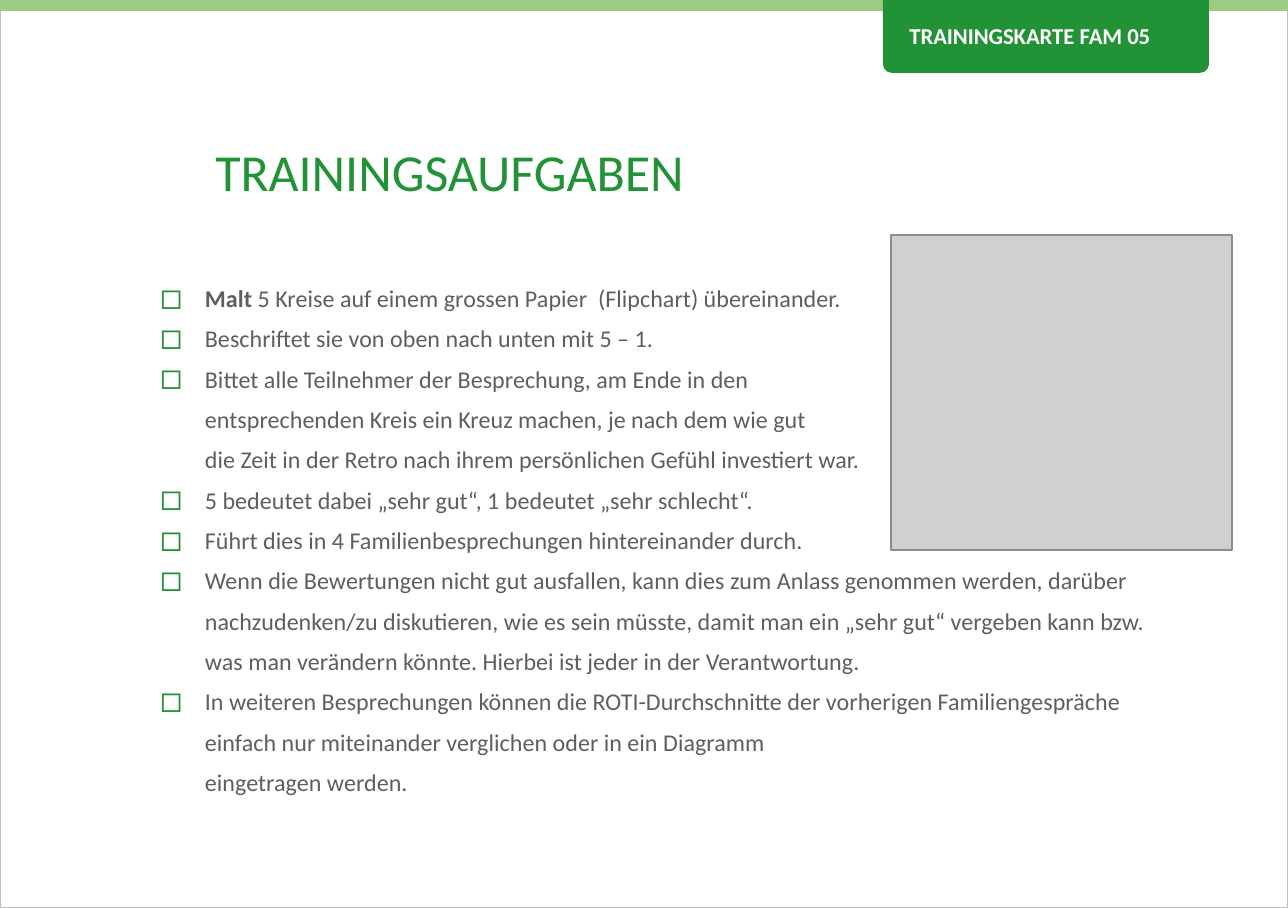
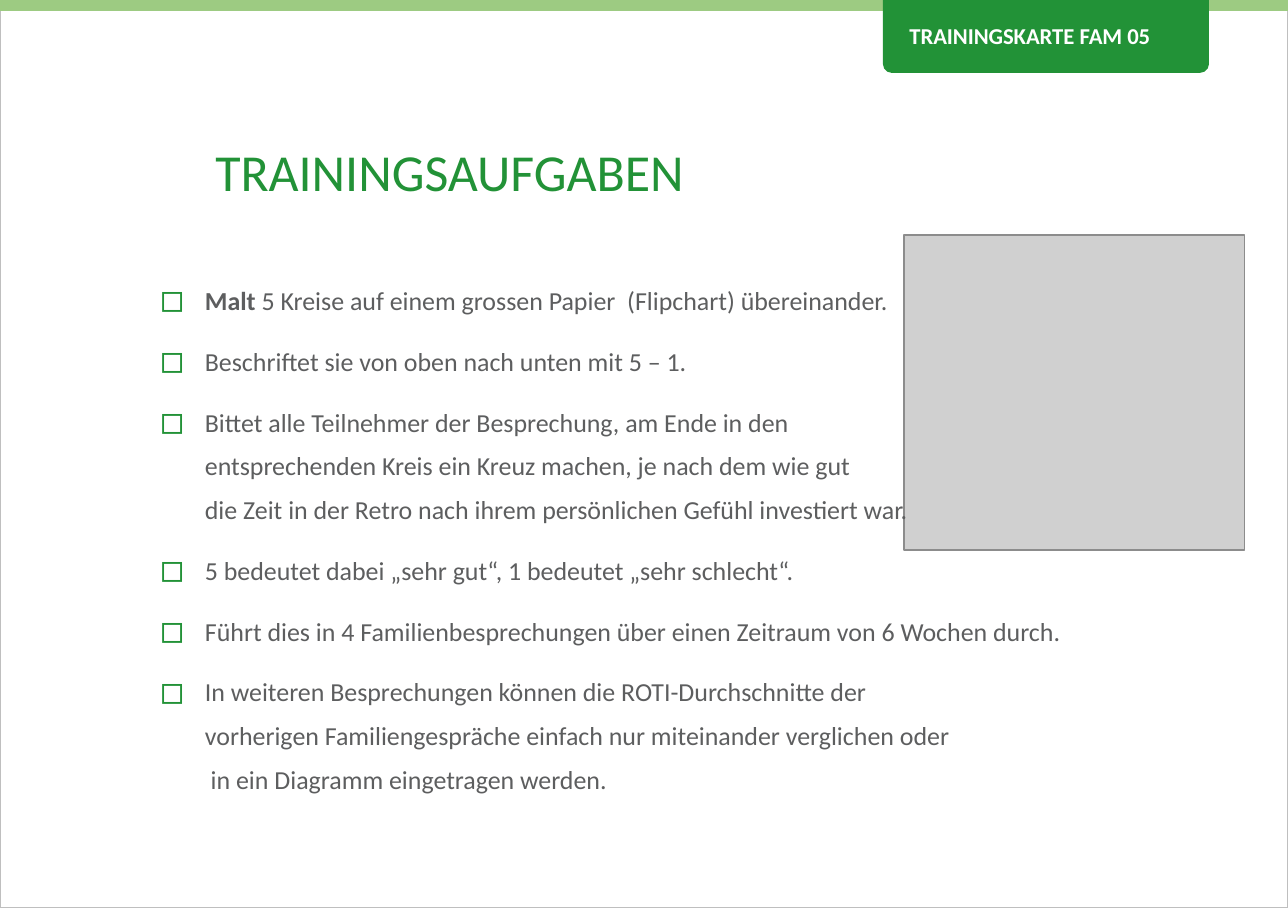
Before and after one commit to Teamtool/training-materials, a slide deck: slide 2 of emotional erwachsen/Family (FAM)/ger/apprentice/ger_FAM_05_ROTI_EE_A.pptx. Drawn at 1288x908 pixels with LibreOffice and Linux fonts; fonts in the diff are those of the drawing; grey boxes stand for pictures; background and template pictures are left out. Boxes give left, top, right and bottom in pixels: in the first picture for what was removed or moved away, otherwise in the second. Text is boxed around its words. In the diff, an @@ line names an element or a change of style, - is before the commit and + after.

```diff
--- a/emotional erwachsen/Family (FAM)/ger/apprentice/ger_FAM_05_ROTI_EE_A.pptx
+++ b/emotional erwachsen/Family (FAM)/ger/apprentice/ger_FAM_05_ROTI_EE_A.pptx
@@ picture: place and size @@
-picture at [891,235,1232,550]
+picture at [903,235,1244,550]
@@ text at [205,291,949,794]: size 11.1 to 12 pt in "Malt 5 Kreise auf einem grossen Papier ...", "Beschriftet sie von oben nach unten mit ...", "Bittet alle Teilnehmer der Besprechung, am Ende ...", "5 bedeutet dabei „sehr gut“, 1 bedeutet ..." and 1 more places; more space between paragraphs @@
@@ text at [205,623,1060,646]: text changed; size 11.1 to 12 pt @@
-◻ Führt dies in 4 Familienbesprechungen hintereinander durch.
-◻ Wenn die Bewertungen nicht gut ausfallen, kann dies zum Anlass genommen werden, darüber nachzudenken/zu diskutieren, wie es sein müsste, damit man ein „sehr gut“ vergeben kann bzw. was man verändern könnte. Hierbei ist jeder in der Verantwortung.
+◻ Führt dies in 4 Familienbesprechungen über einen Zeitraum von 6 Wochen durch.
```
Also in this commit, not shown: 1 other slide changed, 1 other file.
